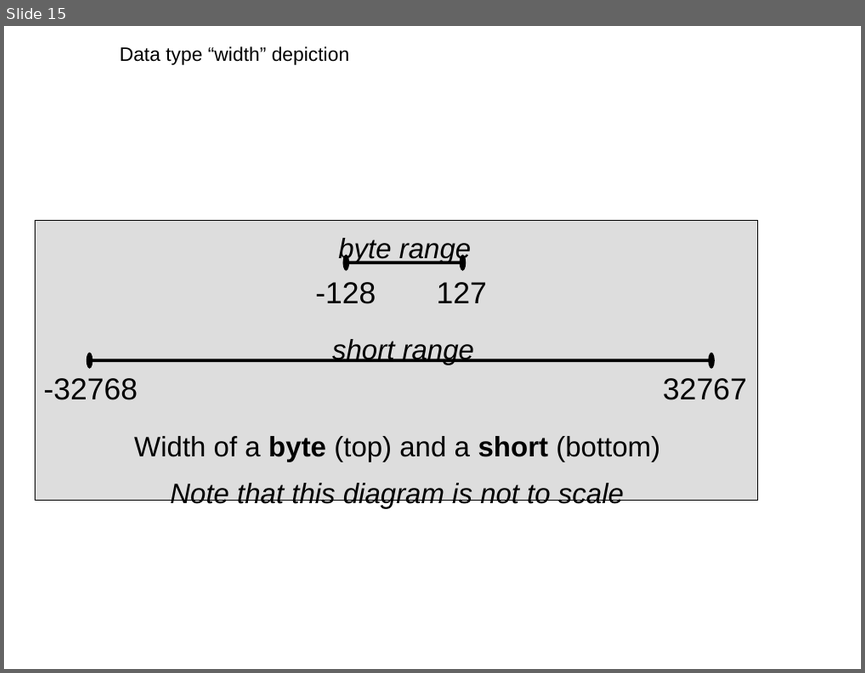
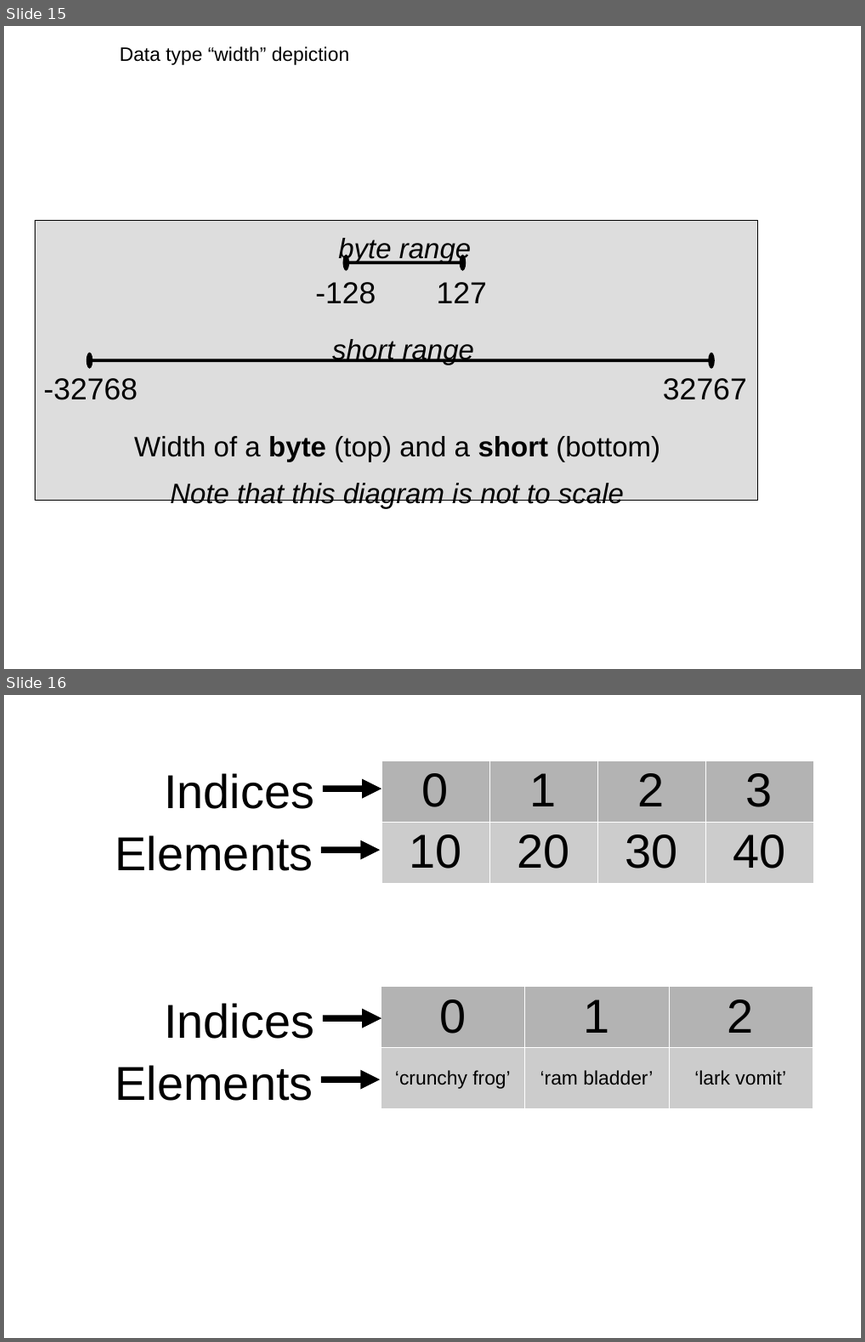
Before and after one commit to DaveRead/python-intro-book, a slide deck: figs2/PythonBookImages.odp. Shown one above the other, each under a label of ours: slide 15 before the commit, slides 15 and 16 after it. The pictures are 865x673 and 865x1342 pixels, drawn with LibreOffice and Linux fonts; fonts in the diff are those of the drawing. Boxes give left, top, right and bottom in pixels: in the first picture for what was removed or moved away, otherwise in the second. Text is boxed around its words. In the diff, an @@ line names an element or a change of style, - is before the commit and + after.

```diff
--- a/figs2/PythonBookImages.odp
+++ b/figs2/PythonBookImages.odp
@@ slide 16 added at [4, 695, 861, 1338], background #FFFFFF @@
@@ table added at [382, 760, 814, 882], 2 rows, 4 columns @@
+0 | 1 | 2 | 3
+10 | 20 | 30 | 40
@@ text added at [164, 773, 314, 809], 44 pt, text #000000 @@
+Indices
@@ arrow added from (323, 789) to (382, 789), #000000 6.01 pt @@
@@ text added at [115, 835, 313, 871], 44 pt, text #000000 @@
+Elements
@@ arrow added from (321, 850) to (381, 850), #000000 6.01 pt @@
@@ table added at [381, 987, 812, 1109], 2 rows, 3 columns @@
+0 | 1 | 2
+‘crunchy frog’ | ‘ram bladder’ | ‘lark vomit’
@@ text added at [164, 1003, 314, 1038], 44 pt, text #000000 @@
+Indices
@@ arrow added from (323, 1019) to (382, 1019), #000000 6.01 pt @@
@@ text added at [115, 1065, 313, 1100], 44 pt, text #000000 @@
+Elements
@@ arrow added from (321, 1079) to (381, 1079), #000000 6.01 pt @@
```
Also in this commit, not shown: 3 other slides added, 7 other files.
